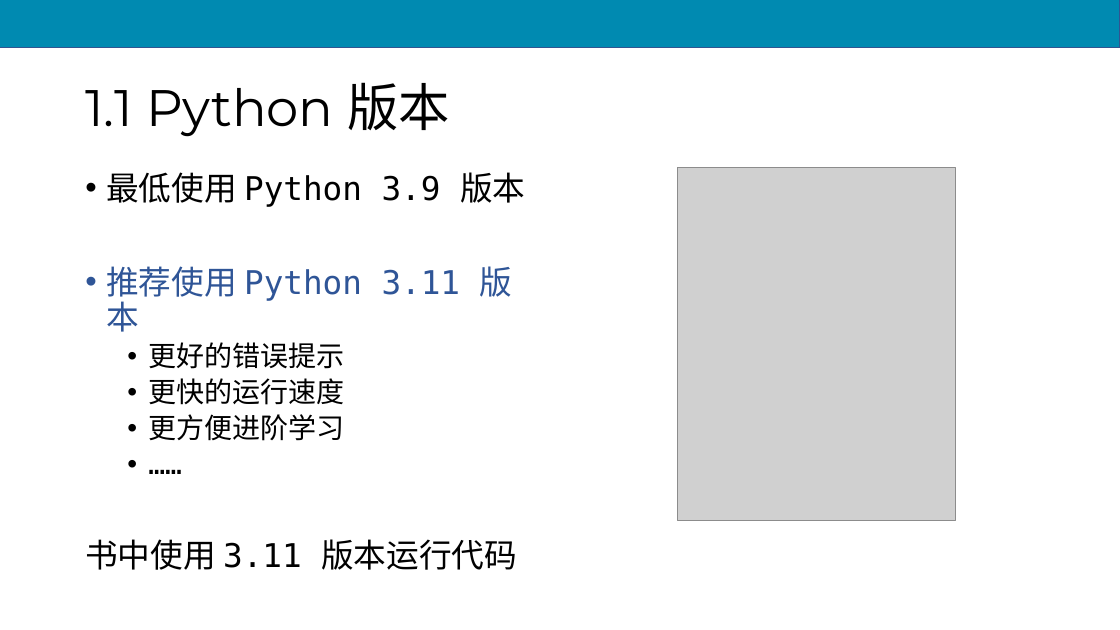
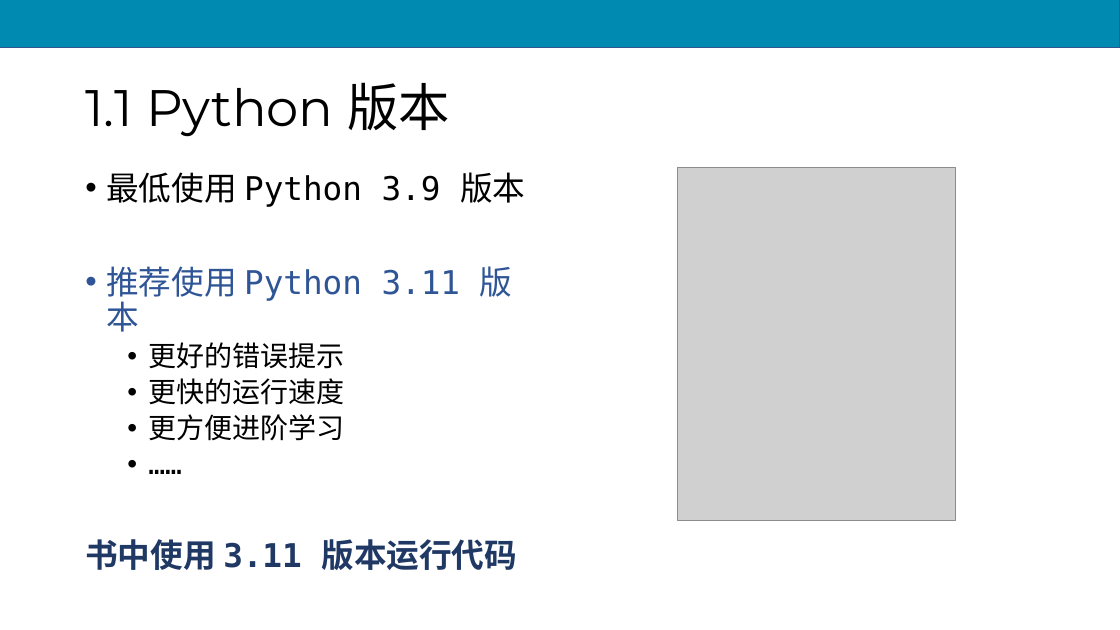
Before and after one commit to scruel/pcc_3e_slides, a slide deck: slide 6 of PPT/python1.pptx. Drawn at 1120x630 pixels with LibreOffice and Linux fonts; fonts in the diff are those of the drawing; grey boxes stand for pictures. Boxes give left, top, right and bottom in pixels: in the first picture for what was removed or moved away, otherwise in the second. Text is boxed around its words. In the diff, an @@ line names an element or a change of style, - is before the commit and + after.

```diff
--- a/PPT/python1.pptx
+++ b/PPT/python1.pptx
@@ text at <box>85,539,517,570</box>: text colour #000000 to #203864, bold on in "书中使用 3.11 版本运行代码" @@
```
Also in this commit, not shown: 15 other slides changed, 12 other files.
